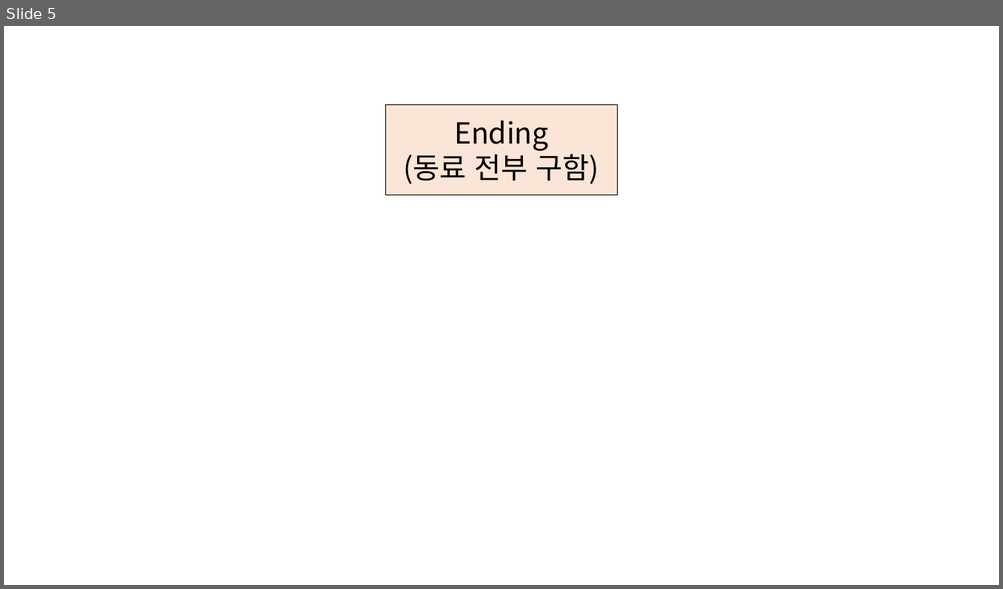
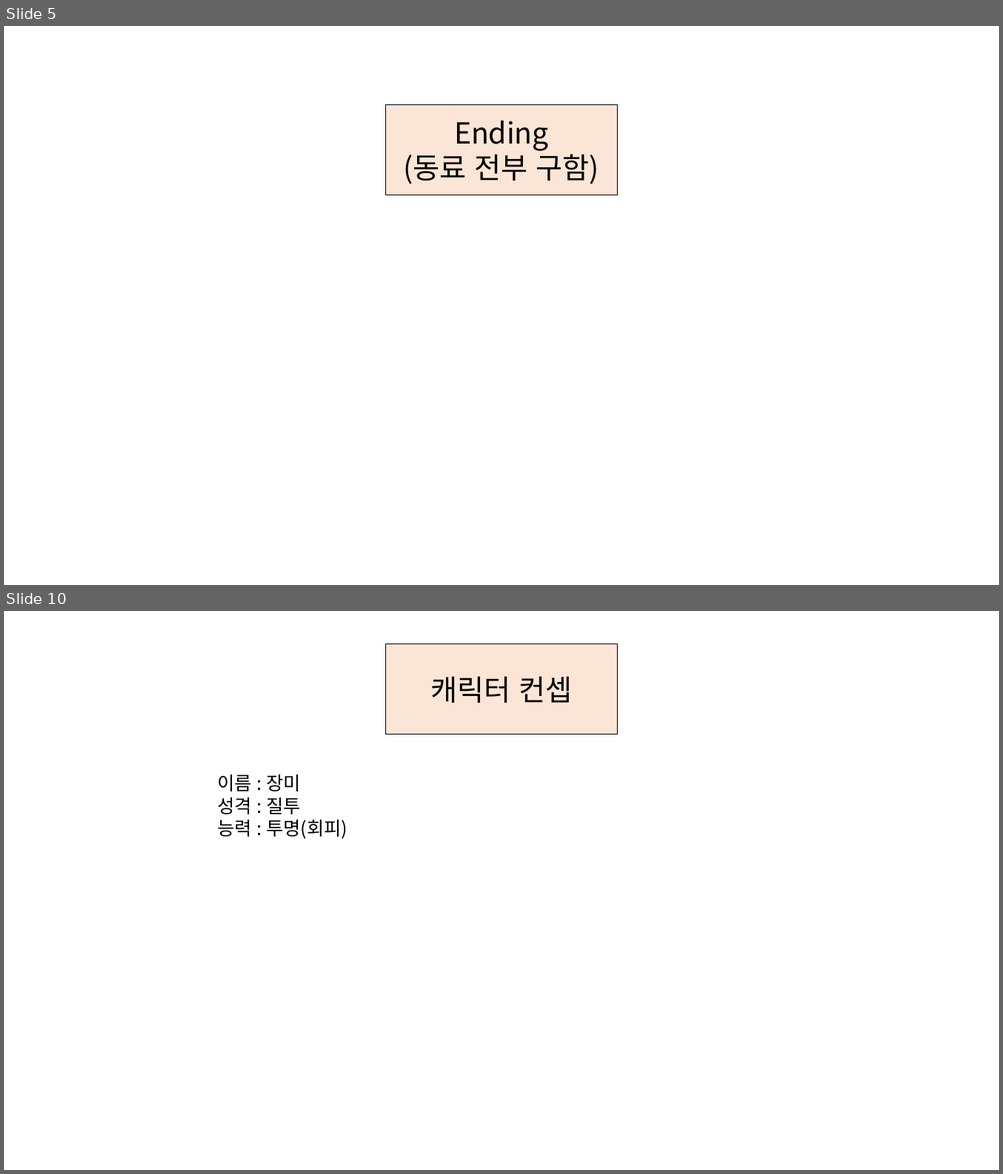
Before and after one commit to Sneer1/Project_KITRI, a slide deck: 워크플로우 및 게임 기획서.pptx. Shown one above the other, each under a label of ours: slide 5 before the commit, slides 5 and 10 after it; the slides between them are not shown. The pictures are 1003x589 and 1003x1174 pixels, drawn with LibreOffice and Linux fonts; fonts in the diff are those of the drawing. Boxes give left, top, right and bottom in pixels: in the first picture for what was removed or moved away, otherwise in the second. Text is boxed around its words. In the diff, an @@ line names an element or a change of style, - is before the commit and + after.

```diff
--- a/워크플로우 및 게임 기획서.pptx
+++ b/워크플로우 및 게임 기획서.pptx
@@ slide 10 added at [4,611,999,1170], background #FFFFFF @@
@@ rectangle added at [385,644,617,734], fill #FBE5D6, outline #000000 1 pt, 28 pt, text #000000 @@
+캐릭터 컨셉
@@ text added at [217,775,347,839], 18 pt, text #000000 @@
+이름 : 장미
+성격 : 질투
+능력 : 투명(회피)
```
Also in this commit, not shown: 4 other slides added, 1 other file.
